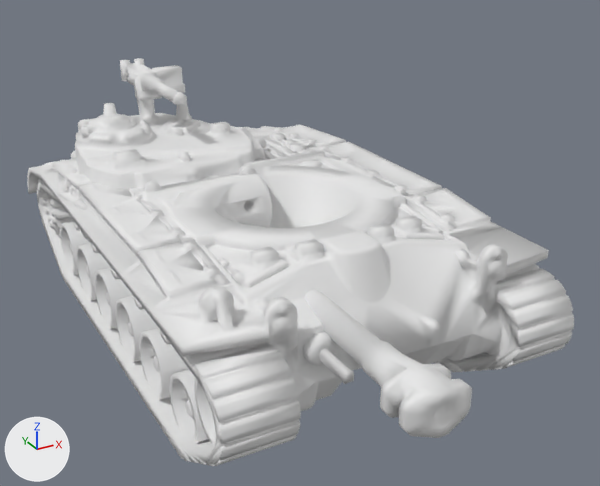
What one commit did to the glTF model public/models/tanks/community/recovered/m26_pershing.glb.
One viewpoint serves both versions: a 50 mm lens placed at (-17.9, -107.0, 44.9), pointed at (19.8, -38.5, 10.6). Arrows for +X, +Y and +Z are at lower left; the lights stay in place. The picture after the commit comes second. Where no turn or scale is listed for an object, it has been applied to the vertices.

Before the edit, the objects in view are built like this:
```python
me_1_100_pershing_5 = bpy.data.meshes.new('1-100 pershing-5')
me_1_100_pershing_5.from_pydata(...)  # 47231 vertices, 94508 faces; spans x 0.0..36.0, y -62.5..0.0, z 0.0..16.2
me_1_100_pershing_5.materials.append(mat_recoveredpaint)  # white #e7e7e7
me_1_100_pershing_turret_mg_1 = bpy.data.meshes.new('1-100 pershing turret-mg-1')
me_1_100_pershing_turret_mg_1.from_pydata(...)  # 7753 vertices, 15490 faces; spans x 0.0..25.0, y -71.4..0.0, z 0.0..24.2
me_1_100_pershing_turret_mg_1.materials.append(mat_recoveredpaint)  # white #e7e7e7
ob_hullmesh = bpy.data.objects.new('HullMesh', me_1_100_pershing_5)
ob_hullmesh.location = (0.0, 0.0, 0.0)
ob_turretmesh = bpy.data.objects.new('TurretMesh', me_1_100_pershing_turret_mg_1)
ob_turretmesh.location = (0.0, 0.0, 0.0)
```
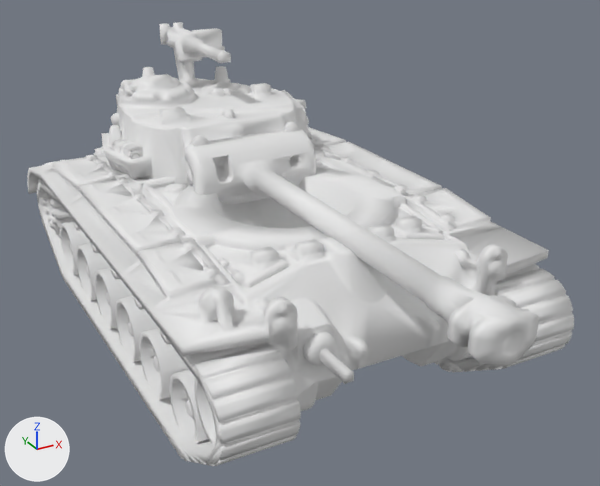
Pixel boxes [x1, y1, x2, y2] of what changed, in the pictures (600 x 486 px):
```json
{"object": "TurretMesh", "change": "moved", "before": [58, 58, 472, 438], "after": [101, 22, 539, 366]}
```

Scene script edits in JSON lines:
```json
{"op": "set", "path": "ob_turretmesh.location", "old": "(0.0, 0.0, 0.0)", "new": "(5.4, 0.0, 4.0)"}
```
